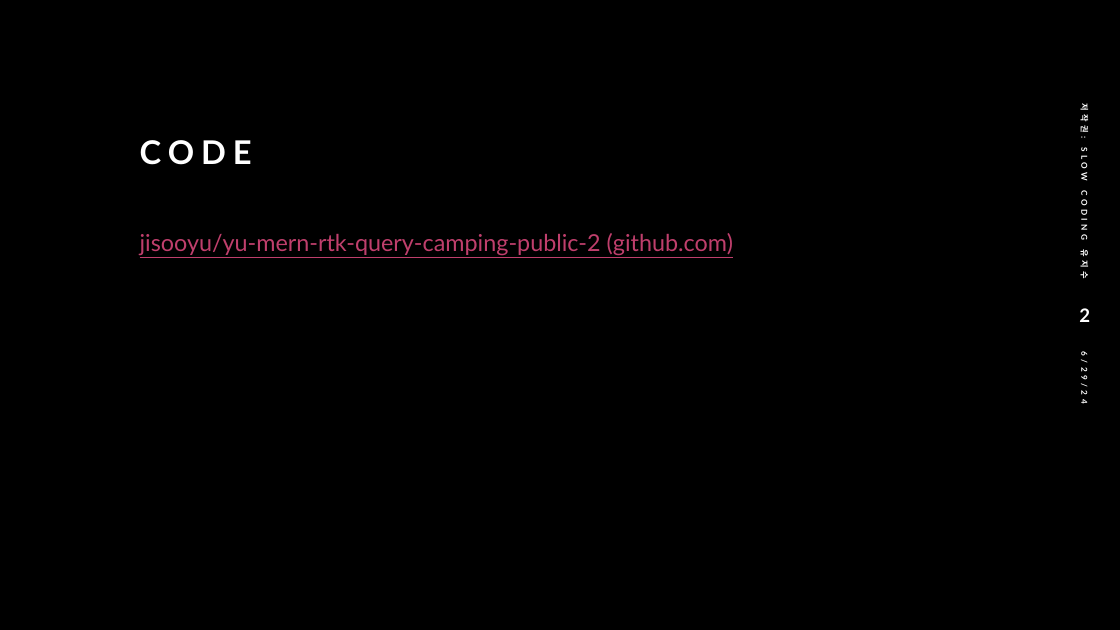
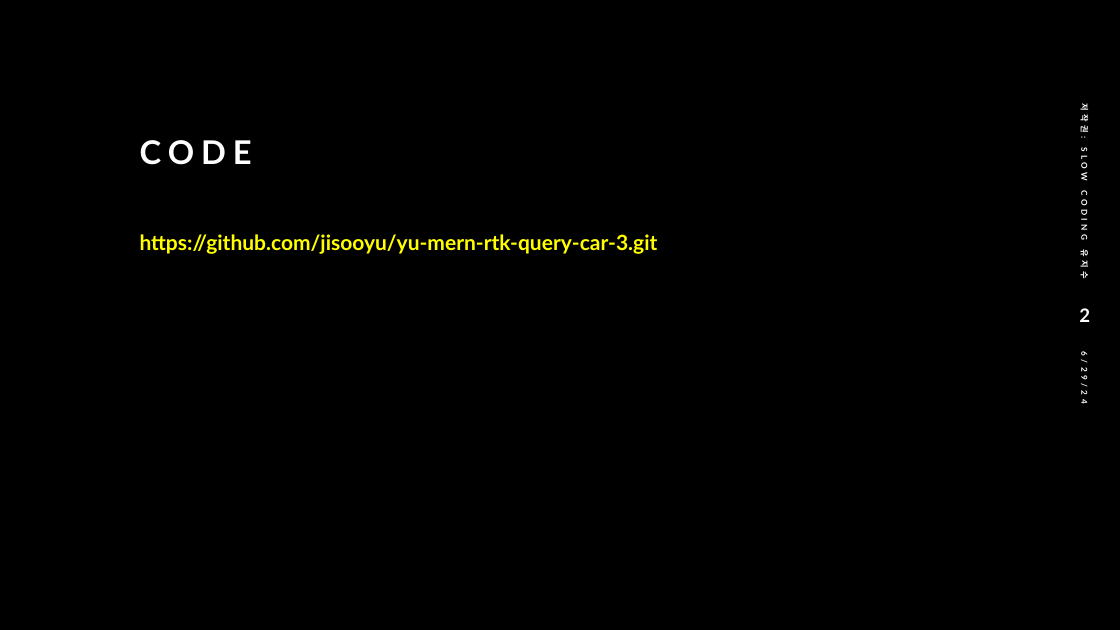
Before and after one commit to jisooyu/yu-mern-rtk-query-car-3, a slide deck: slide 2 of yu-mern-rtk-car-3.pptx. Drawn at 1120x630 pixels with LibreOffice and Linux fonts; fonts in the diff are those of the drawing. Boxes give left, top, right and bottom in pixels: in the first picture for what was removed or moved away, otherwise in the second. Text is boxed around its words. In the diff, an @@ line names an element or a change of style, - is before the commit and + after.

```diff
--- a/yu-mern-rtk-car-3.pptx
+++ b/yu-mern-rtk-car-3.pptx
@@ text at [140,234,658,254]: text changed; size 20 to 18 pt; text colour #BF3F6C to #FFFF00; bold on @@
-jisooyu/yu-mern-rtk-query-camping-public-2 (github.com)
+https://github.com/jisooyu/yu-mern-rtk-query-car-3.git
```
Also in this commit, not shown: 5 other slides changed, 1 slide added, 13 slides removed, 12 other files.
